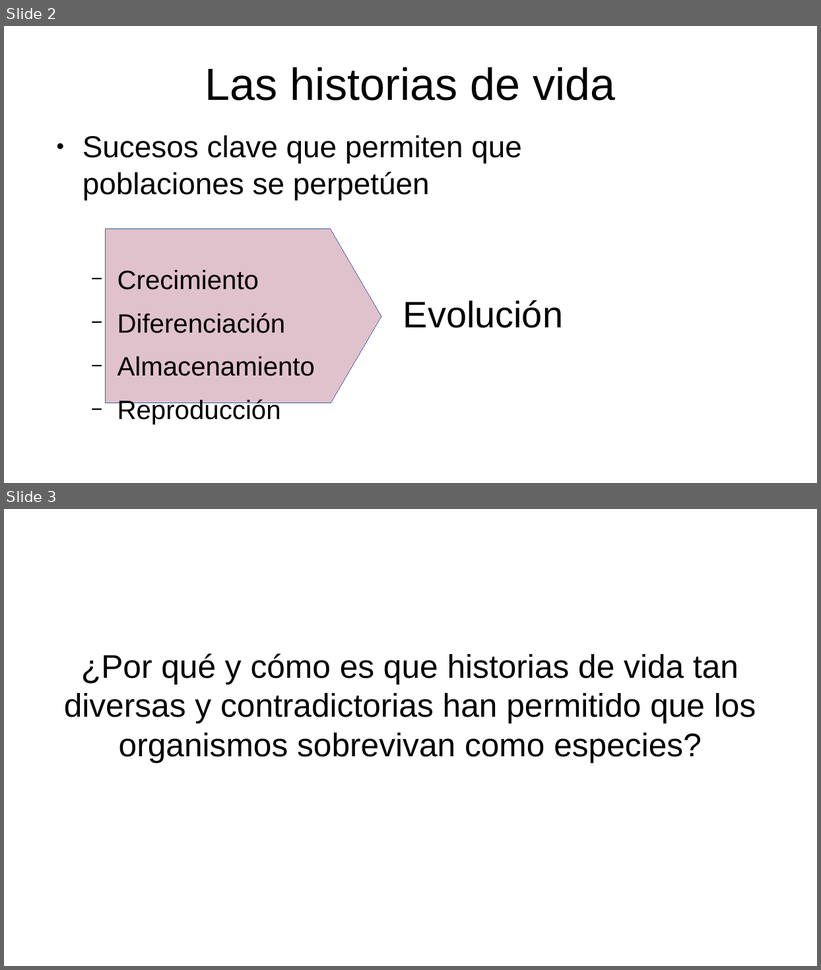
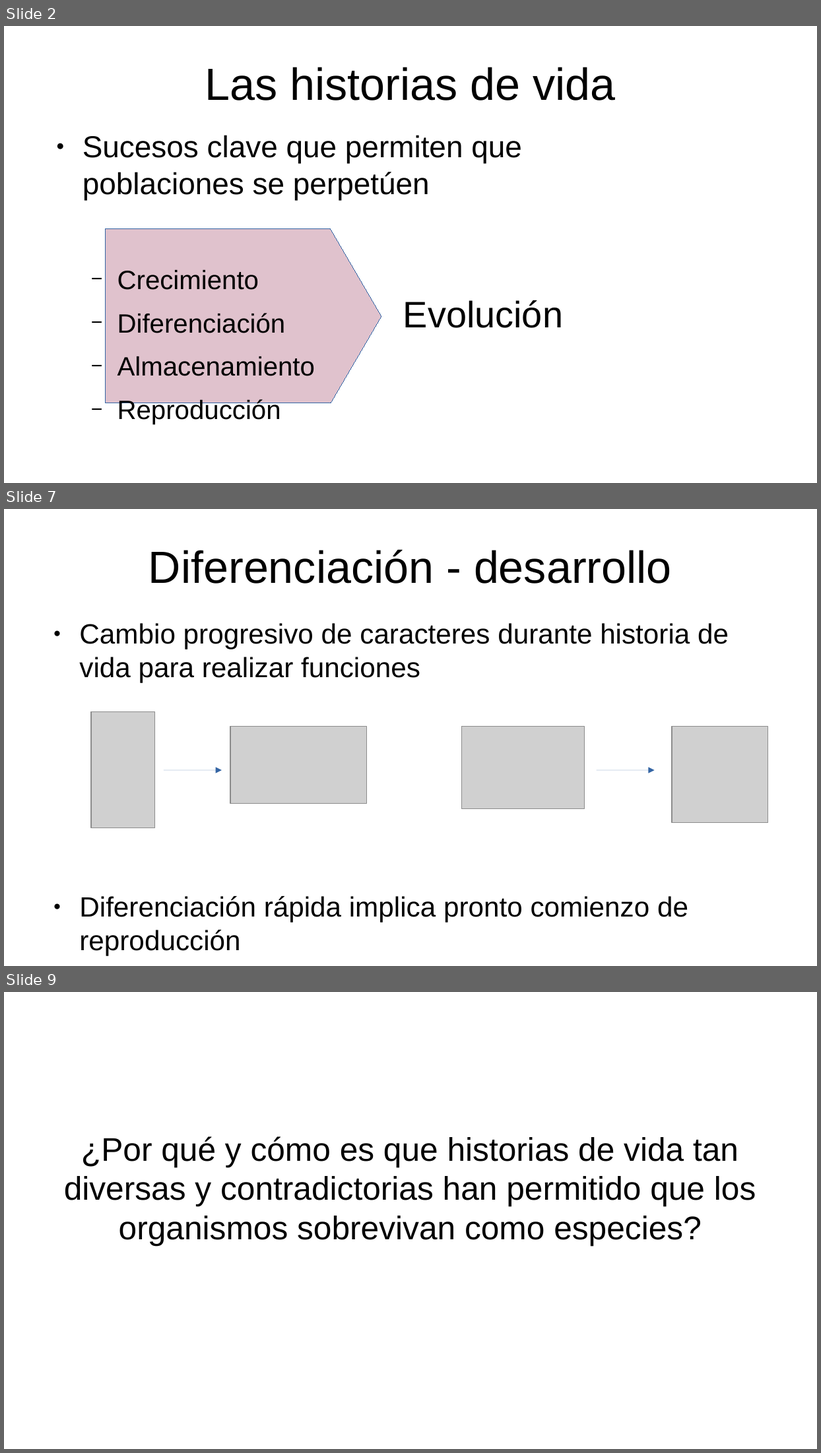
Before and after one commit to gerardommc/Ecologia-poblaciones, a slide deck: Unidad-3/Componentes-historia.odp. Shown one above the other, each under a label of ours: slides 2 and 3 before the commit, slides 2, 7 and 9 after it; the slides between them are not shown. The pictures are 821x970 and 821x1453 pixels, drawn with LibreOffice and Linux fonts; fonts in the diff are those of the drawing; grey boxes stand for pictures. Boxes give left, top, right and bottom in pixels: in the first picture for what was removed or moved away, otherwise in the second. Text is boxed around its words. In the diff, an @@ line names an element or a change of style, - is before the commit and + after.

```diff
--- a/Unidad-3/Componentes-historia.odp
+++ b/Unidad-3/Componentes-historia.odp
@@ slide 7 added at box(4, 509, 817, 966), background #FFFFFF @@
@@ title added at box(149, 549, 672, 584), 44 pt, text #000000 @@
+Diferenciación - desarrollo
@@ text added at box(79, 623, 729, 922), 27.2 pt, text #000000 @@
+● Cambio progresivo de caracteres durante historia de vida para realizar funciones
+● Diferenciación rápida implica pronto comienzo de reproducción
@@ picture added at box(91, 712, 155, 828) @@
@@ picture added at box(230, 727, 367, 803) @@
@@ picture added at box(462, 727, 585, 809) @@
@@ picture added at box(673, 727, 769, 823) @@
@@ arrow added from (164, 770) to (222, 770), #3465A4 0 pt @@
@@ arrow added from (597, 770) to (655, 770), #3465A4 0 pt @@
@@ what was slide 3 is now slide 9 @@
```
Also in this commit, not shown: 5 other slides added, 7 other files.
